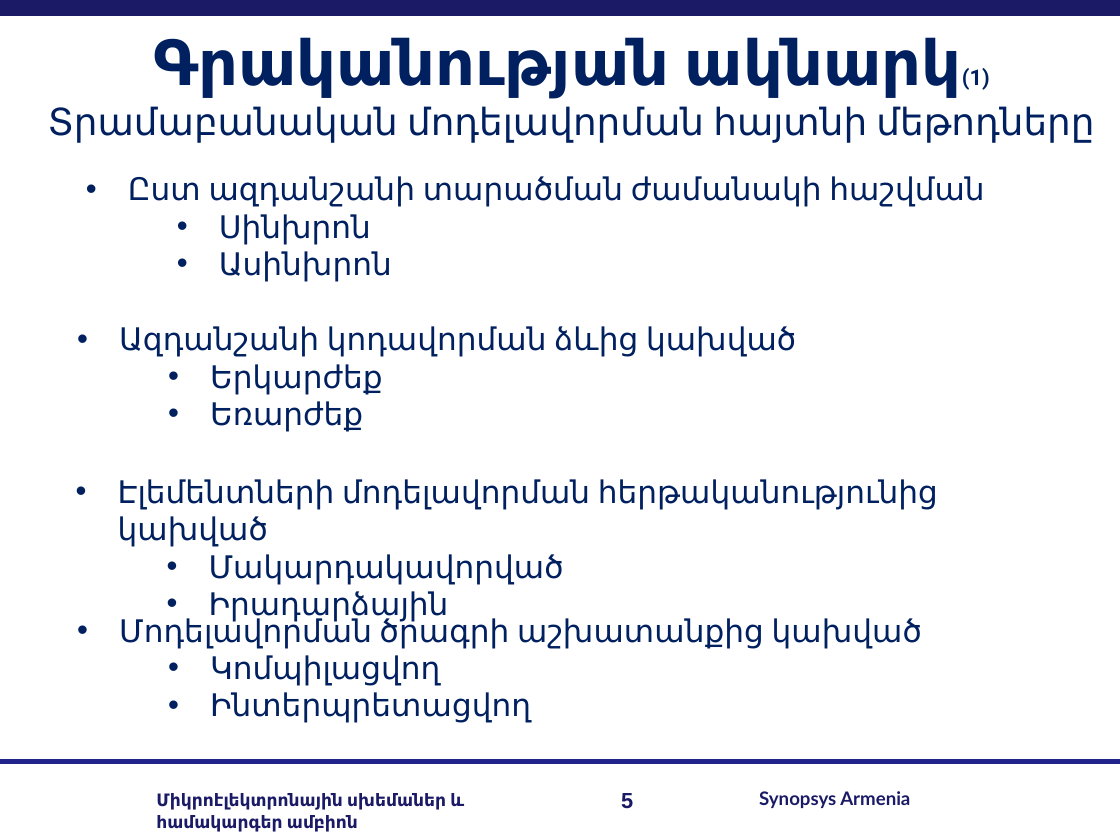
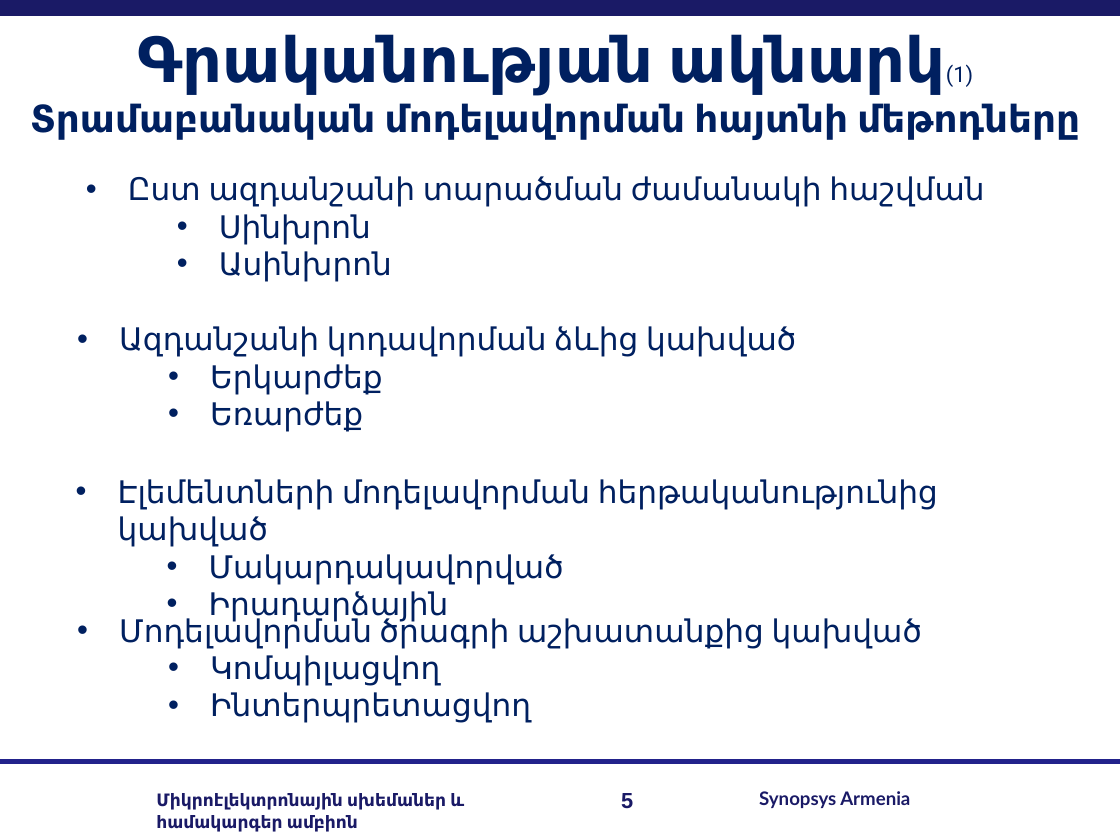
Before and after one commit to RazKarapetyan/Master_thesis, a slide deck: slide 5 of My real work/my_master_slides.pptx. Drawn at 1120x840 pixels with LibreOffice and Linux fonts; fonts in the diff are those of the drawing; background and template pictures are left out. Boxes give left, top, right and bottom in pixels: in the first picture for what was removed or moved away, otherwise in the second. Text is boxed around its words. In the diff, an @@ line names an element or a change of style, - is before the commit and + after.

```diff
--- a/My real work/my_master_slides.pptx
+++ b/My real work/my_master_slides.pptx
@@ text "Գրականության ակնարկ(1) Տրամաբանական մոդելավորման հայտնի ...": place and size @@
-text "Գրականության ակնարկ(1) Տրամաբանական մոդելավորման հայտնի ..." at box(48, 37, 1094, 142)
+text "Գրականության ակնարկ(1) Տրամաբանական մոդելավորման հայտնի ..." at box(30, 34, 1080, 140)
@@ text "Գրականության ակնարկ(1) Տրամաբանական մոդելավորման հայտնի ..." at box(30, 34, 1080, 140): bold off in "ակնարկ(1)"; bold on in "Տրամաբանական մոդելավորման հայտնի մեթոդները" @@
```
Also in this commit, not shown: 8 other slides changed, 1 slide added.
